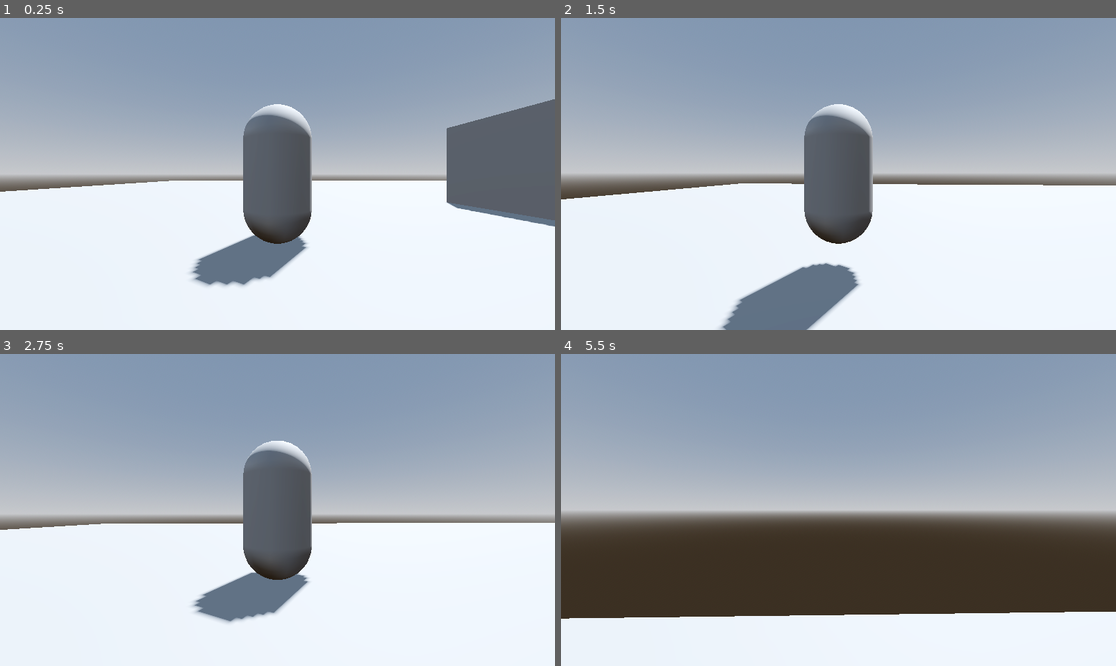
Above: before the commit, frames 1-4 (two rows, left to right).
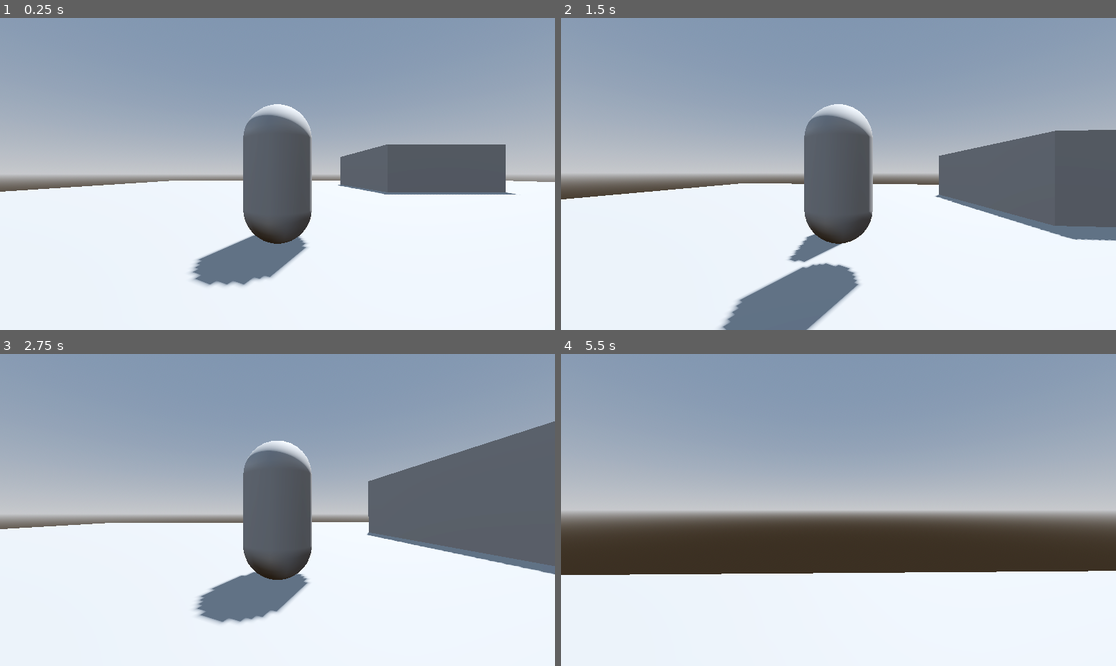
Above: after the commit, the same moments.

Repository: CrispyMD/Escape-The-Establishment
Game: Godot game, scene res://scenes/main_level.tscn
Same seed, same stepped clock (60 frames per second), same inputs: the game is played once before the commit and once after it.
Inputs (mouse positions are in pixels of both pictures, inside the frame that each line leads up to):
- Up to frame 1 (0.25 s): no input
- Up to frame 2 (1.5 s): tap Enter at 0.5 s; move the mouse to (866, 174) at 0.52 s; hold W (forward) from 0.53 s (still down); tap E (interact) at 0.6 s; tap Space (jump) at 0.77 s; move the mouse to (810, 174) at 1.27 s; tap Q (ability) at 1.35 s
- Up to frame 3 (2.75 s): keep holding W (forward); tap Space (jump) at 1.52 s; tap E (interact) at 1.55, 2.1 s; move the mouse to (288, 503) at 2.02 s
- Up to frame 4 (5.5 s): keep holding W (forward); move the mouse to (832, 516) at 2.77 s; tap F (switch_pov) at 2.85 s; tap Space (jump) at 3.02, 3.77, 4.52 s; tap E (interact) at 3.05, 3.6, 4.55, 5.1 s; move the mouse to (877, 513) at 3.52 s; move the mouse to (794, 506) at 4.27 s; tap Q (ability) at 4.35 s; move the mouse to (844, 510) at 5.02 s

The runs differ from the first frame. In frame 1, 7.6% of the frame differs, in the area x 60-100%, y 26-67%; in frame 2, 8.9%; in frame 3, 12%; in frame 4, 13%, in the area x 0-100%, y 69-85%.

Commit message:
Added door (isn't finished)

Diff:
--- /dev/null
+++ b/Escape The Establishment/scenes/door.tscn
@@ -0,0 +1,34 @@
+[gd_scene load_steps=5 format=3 uid="uid://c46lq417eb8j6"]
+
+[ext_resource type="Script" path="res://scripts/door_rotating.gd" id="1_i1dyx"]
+
+[sub_resource type="BoxMesh" id="BoxMesh_cx1ex"]
+size = Vector3(0.302477, 2.25242, 1.23771)
+
+[sub_resource type="ConvexPolygonShape3D" id="ConvexPolygonShape3D_gi8na"]
+points = PackedVector3Array(0.151238, 1.12621, 0.618853, -0.151238, 1.12621, 0.618853, 0.151238, -1.12621, 0.618853, 0.151238, 1.12621, -0.618853, -0.151238, 1.12621, -0.618853, -0.151238, -1.12621, 0.618853, 0.151238, -1.12621, -0.618853, -0.151238, -1.12621, -0.618853)
+
+[sub_resource type="BoxShape3D" id="BoxShape3D_iyvvo"]
+size = Vector3(2.617, 2.252, 1.238)
+
+[node name="Door" type="Node3D"]
+script = ExtResource("1_i1dyx")
+
+[node name="RotatePoint" type="StaticBody3D" parent="."]
+
+[node name="MeshInstance3D" type="MeshInstance3D" parent="RotatePoint"]
+transform = Transform3D(1, 0, 0, 0, 1, 0, 0, 0, 1, 0, 1.12711, 0.619871)
+mesh = SubResource("BoxMesh_cx1ex")
+skeleton = NodePath("../..")
+
+[node name="CollisionShape3D" type="CollisionShape3D" parent="RotatePoint"]
+transform = Transform3D(1, 0, 0, 0, 1, 0, 0, 0, 1, 0, 1.12711, 0.619871)
+shape = SubResource("ConvexPolygonShape3D_gi8na")
+
+[node name="OpeningDoorArea" type="Area3D" parent="."]
+
+[node name="OpeningDoorCollision" type="CollisionShape3D" parent="OpeningDoorArea"]
+transform = Transform3D(1, 0, 0, 0, 1, 0, 0, 0, 1, 0, 1.12711, 0.619871)
+shape = SubResource("BoxShape3D_iyvvo")
+
+[connection signal="body_entered" from="OpeningDoorArea" to="." method="_on_opening_door_area_body_entered"]
--- a/Escape The Establishment/scenes/main_level.tscn
+++ b/Escape The Establishment/scenes/main_level.tscn
@@ -1,7 +1,8 @@
-[gd_scene load_steps=8 format=3 uid="uid://cat1tfhnntnv8"]
+[gd_scene load_steps=9 format=3 uid="uid://cat1tfhnntnv8"]
 
 [ext_resource type="PackedScene" uid="uid://bte1j3ynvf0re" path="res://scenes/character.tscn" id="1_tjt32"]
 [ext_resource type="PackedScene" uid="uid://bro1jq2gxhirb" path="res://scenes/computer.tscn" id="2_5x8c8"]
+[ext_resource type="PackedScene" uid="uid://c46lq417eb8j6" path="res://scenes/door.tscn" id="3_x7cd2"]
 
 [sub_resource type="ProceduralSkyMaterial" id="ProceduralSkyMaterial_6cubu"]
 sky_horizon_color = Color(0.64625, 0.65575, 0.67075, 1)
@@ -48,10 +49,13 @@
 transform = Transform3D(1, 0, 0, 0, 1, 0, 0, 0, 1, -8.95363, 1.45925, 0)
 
 [node name="Box" type="MeshInstance3D" parent="."]
-transform = Transform3D(6.24832, 0, 0, 0, 2.9481, 0, 0, 0, 8.02386, 0, 1.17124, 0)
+transform = Transform3D(6.24832, 0, 0, 0, 2.9481, 0, 0, 0, 8.02386, 0, 1.17124, -11.7706)
 mesh = SubResource("BoxMesh_t0s5s")
 
 [node name="StaticBody3D" type="StaticBody3D" parent="Box"]
 
 [node name="CollisionShape3D" type="CollisionShape3D" parent="Box/StaticBody3D"]
 shape = SubResource("ConcavePolygonShape3D_s1t4v")
+
+[node name="Door" parent="." instance=ExtResource("3_x7cd2")]
+transform = Transform3D(-4.37114e-08, 0, 1, 0, 1, 0, -1, 0, -4.37114e-08, -8.78894, 0, -5.91757)
--- a/Escape The Establishment/scripts/ability_ui.gd
+++ b/Escape The Establishment/scripts/ability_ui.gd
@@ -40,6 +40,12 @@
 			text.text = "oOOOPS!!"
 	fix_text_size()
 
+func display_open_door():
+	pass
+
+func undisplay_open_door():
+	pass
+
 func fix_text_size():
 	while text.get_line_count() > 1:
 		text.get_label_settings().font_size = text.get_label_settings().font_size - 1
--- /dev/null
+++ b/Escape The Establishment/scripts/door_rotating.gd
@@ -0,0 +1,24 @@
+extends Node3D
+
+var nodes_in_area = []
+var moving_door = false
+const DESIRED_DEGREE = 90
+const TIME_TO_OPEN_DOOR = 1 #seconds
+
+func _on_opening_door_area_body_entered(body):
+	if not body is player: return
+	print("fgbhb")
+	#nodes_in_area.append(body)
+	#body.interact_pressed.connect(open_door)
+	#body.get_node("CharacterUI").display_hack()
+
+func open_door(character):
+	print("Jimmy Newtron")
+	moving_door = true
+
+func _process(delta):
+	$RotatePoint.rotate_y(deg_to_rad(1))
+	#$OpeningDoorArea/OpeningDoorCollision.global_rotation = Vector3.ZERO
+	print($OpeningDoorArea/OpeningDoorCollision.rotation)
+	print($OpeningDoorArea/OpeningDoorCollision.global_rotation)
+	print("-----------------")
